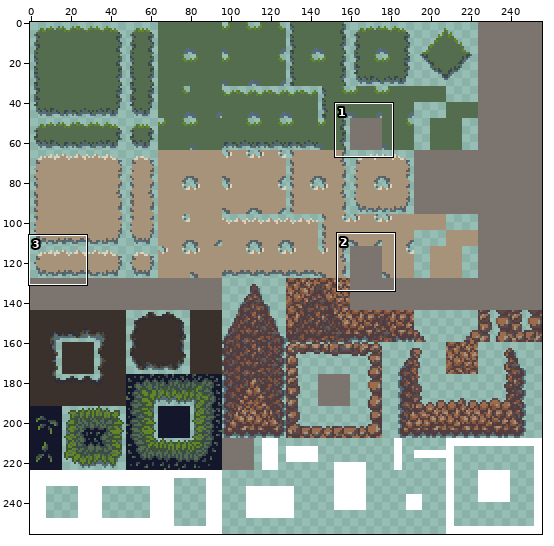
Two states of a sprite sheet, Taiga/Assets/Sprites/spritesheet_taiga.png. Above: a wide view before the commit, with the close-up outlined.
Close-up. As it was:
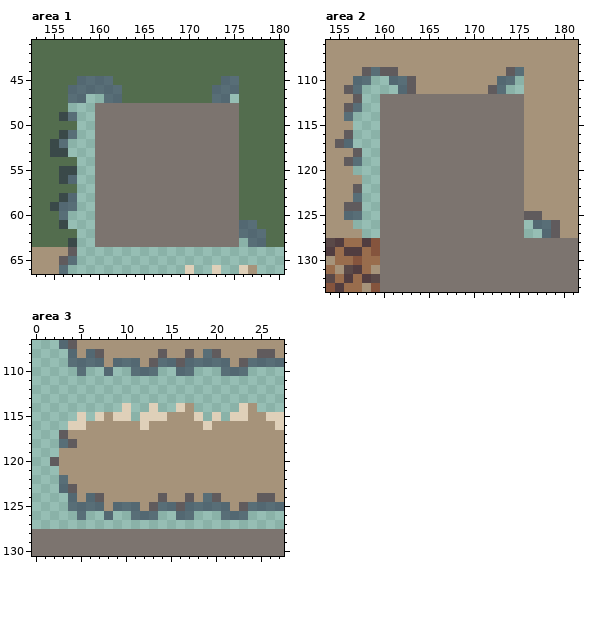
The file is 256x256 pixels. Shown: area 1: x 153..180, y 41..66; area 2: x 154..181, y 106..133; area 3: x 0..27, y 107..130.
And afterwards:
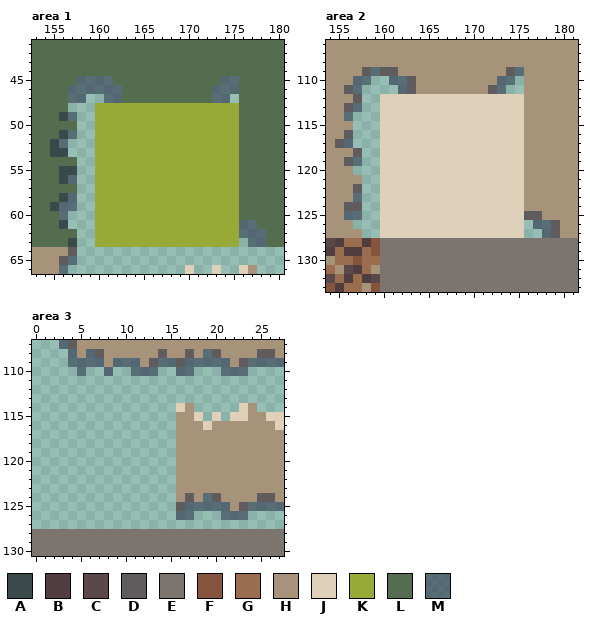
Palette (. is transparent): A #3a4949  B #513d40  C #5a4948  D #605b5d  E #7c746f  F #85543d  G #996d4d  H #a6937a  J #dfd0b9  K #97a937  L #536d4e  M #23294389
What changed:
Area 1:
Colour E becomes colour K in rows 48 to 63 at x 160 to 175.
Area 2:
Colour E becomes colour J in rows 112 to 127 at x 160 to 175.
Area 3:
The edit erases colour D in row 117 at x 3; in row 118 at x 4; in row 120 at x 2; in row 123 at x 4; in row 124 at x 7 and 14; in row 125 at x 13.
The edit erases colour H in row 115 at x 8 and 15; in row 116 at x 6 to 11 and 13 to 15; in row 117 at x 4 to 15; in row 118 at x 5 to 15; in rows 119 to 121 at x 3 to 15; in row 122 at x 4 to 15.
The edit erases colour H in row 123 at x 5 to 15; in row 124 at x 5, 8 to 13 and 15; in row 125 at x 8 and 12.
The edit erases colour J in row 114 at x 10 and 13; in row 115 at x 5, 7, 9 to 10 and 12 to 14; in row 116 at x 4 to 5 and 12.
The edit erases colour M in row 118 at x 3; in rows 122 to 123 at x 3; in row 124 at x 4 and 6; in row 125 at x 4 to 7, 9 to 11 and 14 to 15; in row 126 at x 5, 8 and 11 to 13.
